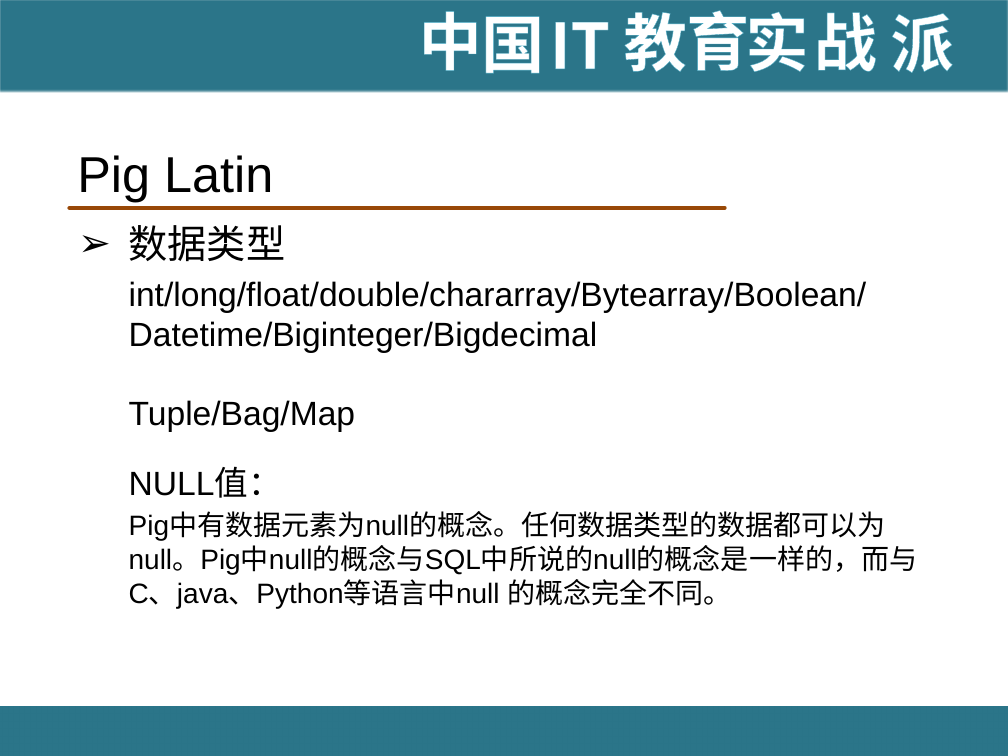
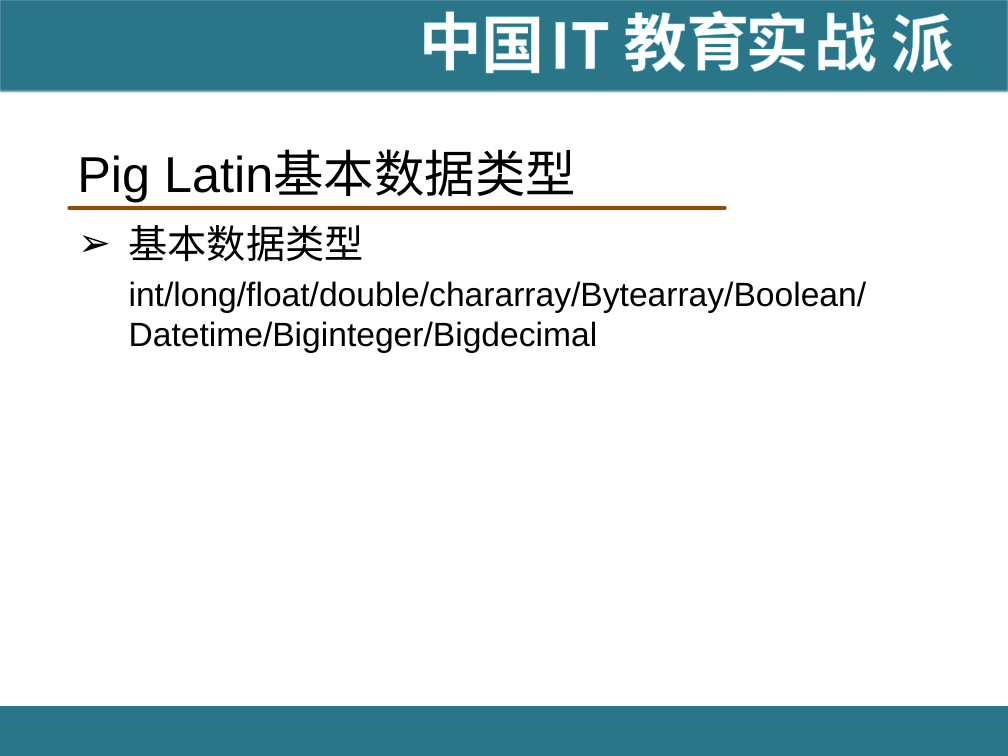
Before and after one commit to hanningxiao/BigData, a slide deck: slide 24 of [IT18掌www.it18zhang.com]Pig.pptx (slide 23 before the commit). Drawn at 1008x756 pixels with LibreOffice and Linux fonts; fonts in the diff are those of the drawing; background and template pictures are left out. Boxes give left, top, right and bottom in pixels: in the first picture for what was removed or moved away, otherwise in the second. Text is boxed around its words. In the diff, an @@ line names an element or a change of style, - is before the commit and + after.

```diff
--- a/[IT18掌www.it18zhang.com]Pig.pptx
+++ b/[IT18掌www.it18zhang.com]Pig.pptx
@@ title at bbox=[77, 152, 576, 202]: text changed @@
-Pig Latin
+Pig Latin基本数据类型
@@ text at bbox=[129, 225, 364, 262]: text changed @@
-➢ 数据类型
+➢ 基本数据类型
@@ text at bbox=[129, 400, 918, 608]: paragraphs removed @@
-  Tuple/Bag/Map
-  NULL值：
-  Pig中有数据元素为null的概念。任何数据类型的数据都可以为null。Pig中null的概念与SQL中所说的null的概念是一样的，而与C、java、Python等语言中null 的概念完全不同。
```
Also in this commit, not shown: 13 other slides changed, 55 slides added, 1 other file.
